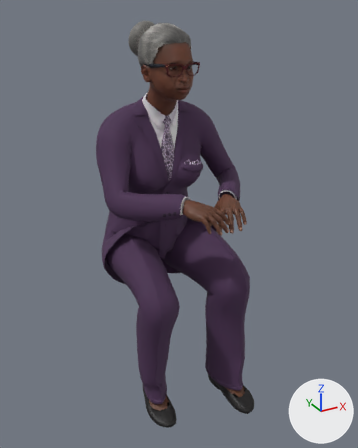
The glTF model assets/props/people-ivy-sit-listen.glb, before and after one commit.
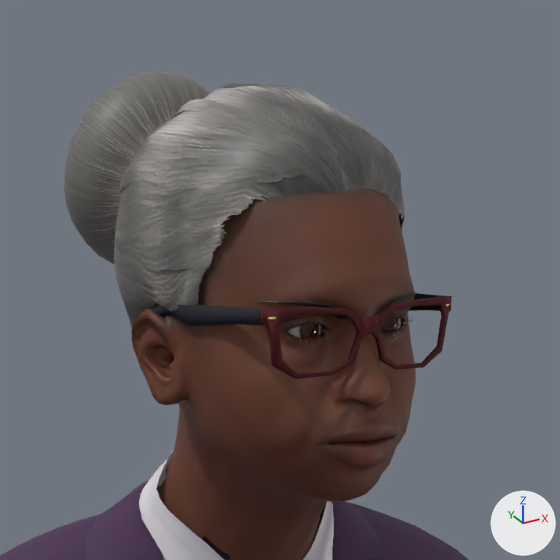
The first picture shows the older version from a camera (50 mm lens) standing at (-0.809, -1.329, 0.387) and looking at (-0.023, 0.099, -0.327). The close-ups show the older and then the newer version on the part from 33% to 61% of the width and 2% to 25% of the height of that picture. Only the edits that show in the close-ups are written down. The lights are fixed; the arrows at lower right show +X, +Y and +Z. Vertices at exactly the same position are counted once.

Names of what the first close-up shows: 'people-ivy-sit-listen'.
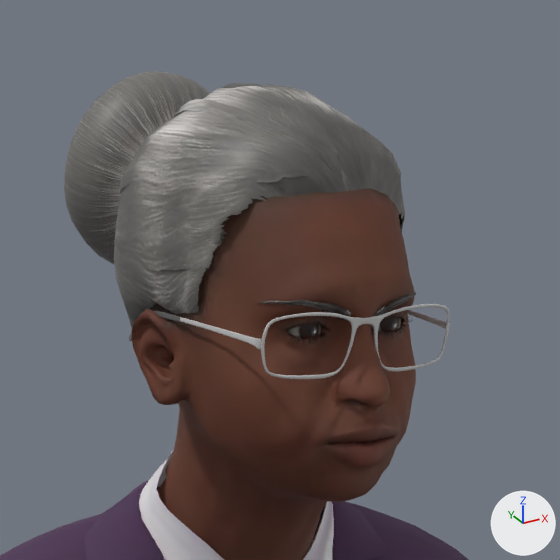
Pixel boxes (x1, y1, x2, y2) of what changed, in the close-ups (560 x 560 px):
part 1 of me_base_001, added
    after: (129, 311, 261, 349)
part 2 of me_base_001, cut back
    before: (131, 293, 452, 379)
    after: (202, 304, 450, 557)

What the commit changed:
Picture 'm_opticals01' (img_m_opticals01) is new.
Material 'Human.kwnet_at_optical_glasses' (mat_human_kwnet_at_optical_glasses) is new.
Its texture is img_m_opticals01.
Its roughness is 0.82.
me_base_001 is used by ob_people_ivy_sit_listen; location (0.0, 0.0, 0.0).
me_base_001 had 29594 vertices, 56231 faces and spanned x -0.29..0.255, y -0.231..0.426, z -0.991..0.344.
me_base_001 now has 32068 vertices, 61243 faces and spans x -0.29..0.255, y -0.231..0.426, z -0.991..0.344.
me_base_001 part 1: a new loose piece of 762 vertices spanning x -0.126..-0.102, y 0.043..0.167, z 0.2..0.22, in mat_human_kwnet_at_optical_glasses (picture img_m_opticals01).
me_base_001 part 2: 8 vertices moved within x -0.097..0.027, y 0.04..0.173, z 0.191..0.222; 506 vertices removed from x -0.126..0.03, y 0.037..0.187, z 0.189..0.228; 2287 vertices added at x -0.102..0.031, y 0.038..0.198, z 0.07..0.225.
Other edits to the shape of me_base_001 do not show in these pictures.
me_base_001 no longer uses material mat_human_spamrakuen_sagerfrogs_glasses_01 (picture img_sagerfrog_s_glasses_01).
me_base_001 gains material mat_human_kwnet_at_optical_glasses (picture img_m_opticals01).
